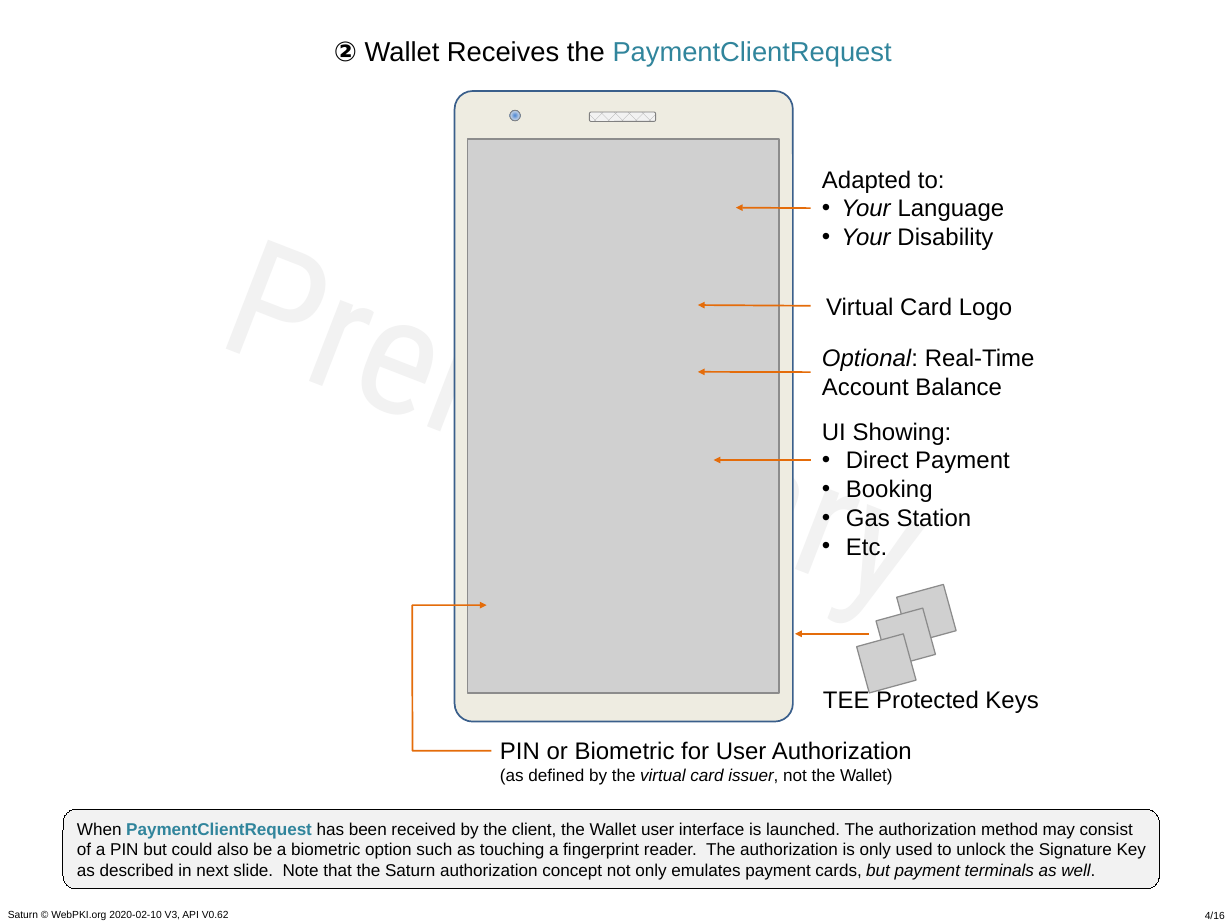
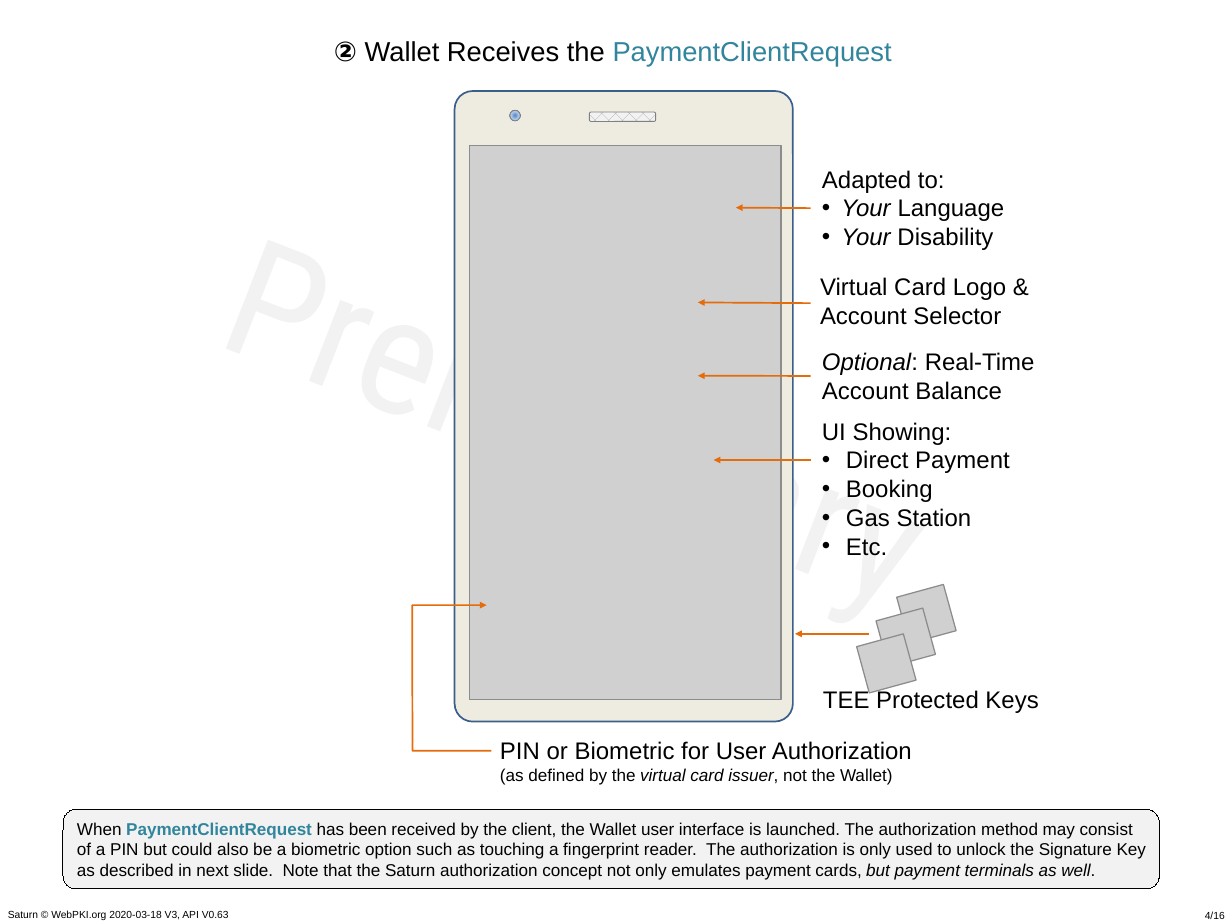
Before and after one commit to cyberphone/doc, a slide deck: slide 4 of saturn/saturn-v3-presentation.pptx. Drawn at 1232x924 pixels with LibreOffice and Linux fonts; fonts in the diff are those of the drawing; grey boxes stand for pictures; background and template pictures are left out. Boxes give left, top, right and bottom in pixels: in the first picture for what was removed or moved away, otherwise in the second. Text is boxed around its words. In the diff, an @@ line names an element or a change of style, - is before the commit and + after.

```diff
--- a/saturn/saturn-v3-presentation.pptx
+++ b/saturn/saturn-v3-presentation.pptx
@@ 1 text, 1 arrow, 1 picture: place and size @@
-1 text, 1 arrow, 1 picture at <box>467,139,1035,694</box>
+1 text, 1 arrow, 1 picture at <box>469,145,1035,700</box>
@@ text at <box>820,277,1006,325</box>: text changed @@
-Virtual Card Logo
+Virtual Card Logo &
+Account Selector
@@ text at <box>8,910,229,920</box>: text changed @@
-Saturn © WebPKI.org 2020-02-10 V3, API V0.62
+Saturn © WebPKI.org 2020-03-18 V3, API V0.63
```
Also in this commit, not shown: 15 other slides changed, 7 other files.
